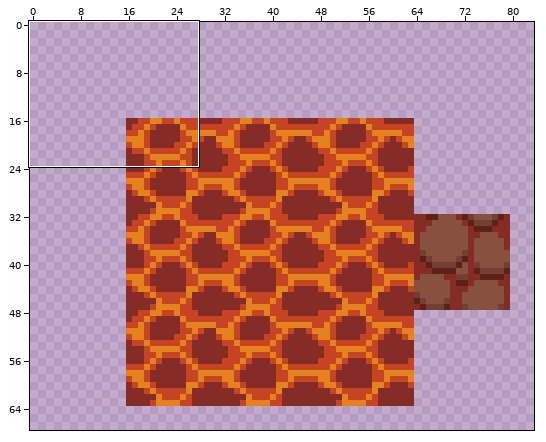
Sprite sheet, stored at sprites/spr_tileset_obstacles/layers/36869dbf-ae9d-4b36-9a9a-08e0ab74d417/1269f670-6c49-48e1-8ce2-cc28ad394ae7.png. Above, an overview of the earlier version with the close-up marked.
Close-up. The starting point:
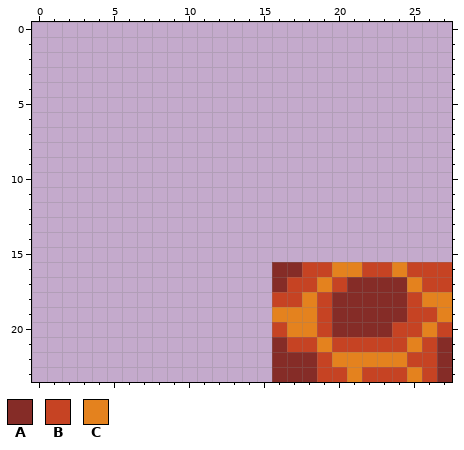
The file is 128x128 pixels. Shown: x 0..27, y 0..23. The wide view leaves out empty margins.
Palette (. is transparent): A #852c27  B #c64323  C #e4821e
Pixels before, first column x 16:
16 AABBCCBBCBBB
17 ABBCBAAAACBB
18 BBCBAAAAABCC
19 CCCBAAAAABBC
20 BCCBAAAABBCB
21 ABBCBBBBBCBA
22 AAABCCCCCBBA
23 AAABBCBBBCBA
Once edited:
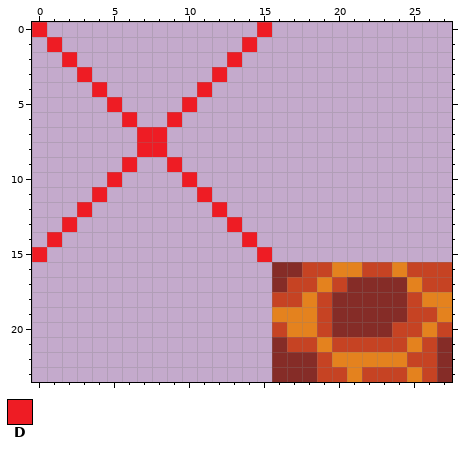
Colours new in this view: D #ee1c24
Diff:
{"y":0,"x":0,"old":".","new":"D"}
{"y":0,"x":15,"old":".","new":"D"}
{"y":1,"x":1,"old":".","new":"D"}
{"y":1,"x":14,"old":".","new":"D"}
{"y":2,"x":2,"old":".","new":"D"}
{"y":2,"x":13,"old":".","new":"D"}
{"y":3,"x":3,"old":".","new":"D"}
{"y":3,"x":12,"old":".","new":"D"}
{"y":4,"x":4,"old":".","new":"D"}
{"y":4,"x":11,"old":".","new":"D"}
{"y":5,"x":5,"old":".","new":"D"}
{"y":5,"x":10,"old":".","new":"D"}
{"y":6,"x":6,"old":".","new":"D"}
{"y":6,"x":9,"old":".","new":"D"}
{"y":7,"x":7,"old":"..","new":"DD"}
{"y":8,"x":7,"old":"..","new":"DD"}
{"y":9,"x":6,"old":".","new":"D"}
{"y":9,"x":9,"old":".","new":"D"}
{"y":10,"x":5,"old":".","new":"D"}
{"y":10,"x":10,"old":".","new":"D"}
{"y":11,"x":4,"old":".","new":"D"}
{"y":11,"x":11,"old":".","new":"D"}
{"y":12,"x":3,"old":".","new":"D"}
{"y":12,"x":12,"old":".","new":"D"}
{"y":13,"x":2,"old":".","new":"D"}
{"y":13,"x":13,"old":".","new":"D"}
{"y":14,"x":1,"old":".","new":"D"}
{"y":14,"x":14,"old":".","new":"D"}
{"y":15,"x":0,"old":".","new":"D"}
{"y":15,"x":15,"old":".","new":"D"}
{"label":"added","picture_box":[32,22,272,262]}
